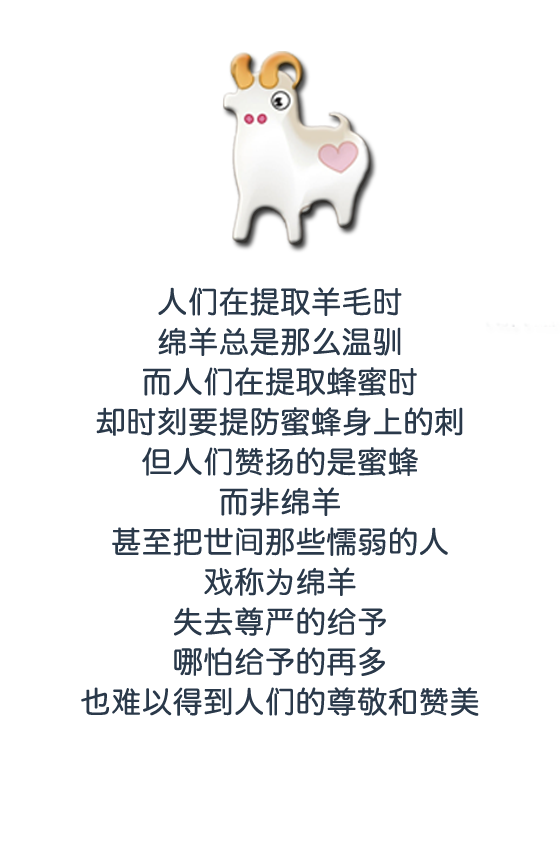
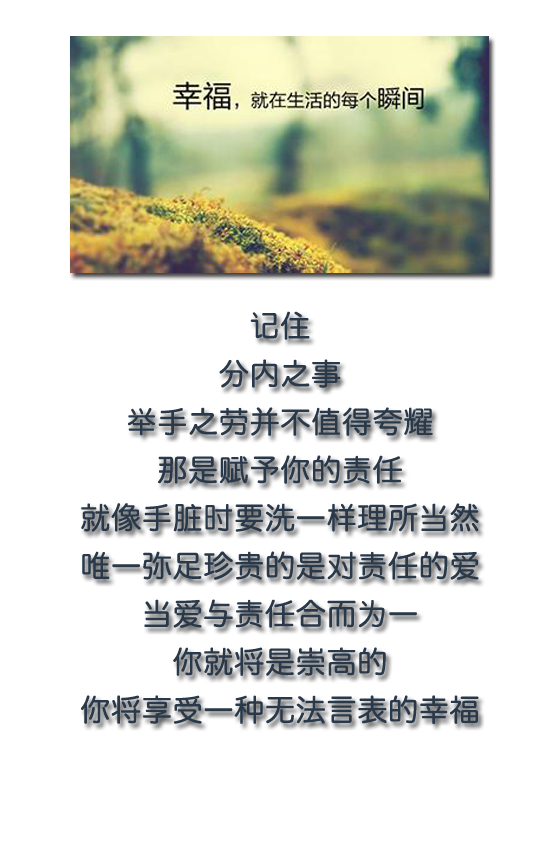
Layered file, before and after one edit (560×850). Changes by layer:
renamed "人们在提取羊毛时 绵羊总是那么温驯 而人们在提取蜂蜜时 却时刻要提防蜜蜂身上的刺 但人们赞扬的是蜜蜂 而非绵羊 甚至把世间那些" to "记住 分内之事 举手之劳并不值得夸耀 那是赋予你的责任 就像手脏时要洗一样理所当然 唯一弥足珍贵的是对责任的爱 当爱与责任合而", painted on it over [81, 287, 479, 724]
renamed "图层 2" to "图层 3", painted on it over [70, 36, 556, 327]
